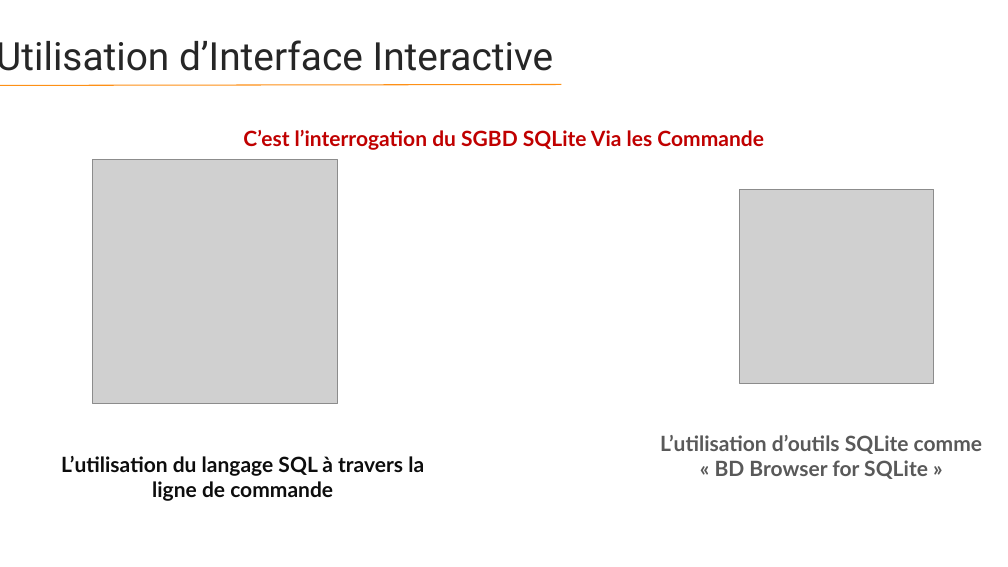
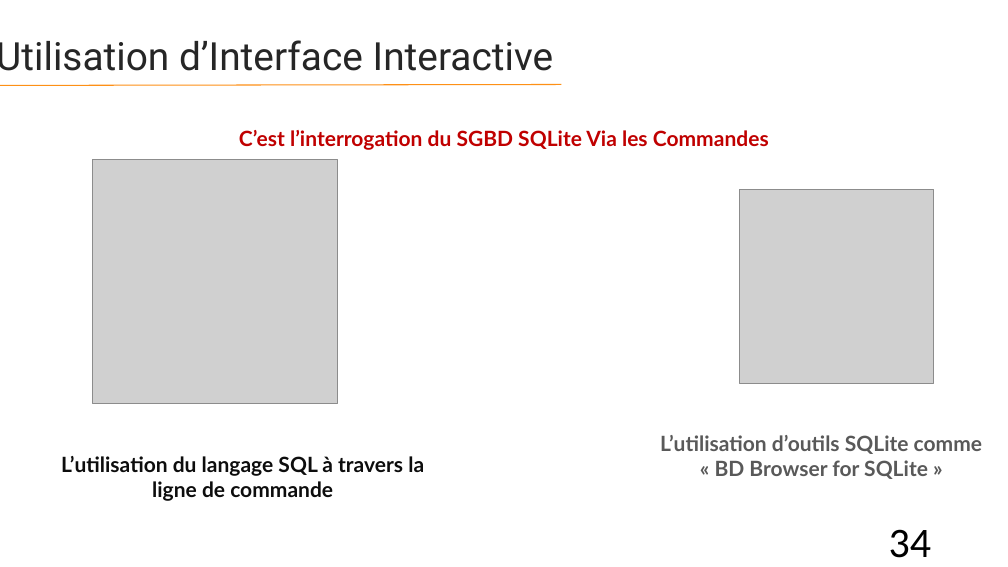
Before and after one commit to HouariZegai/academic-projects, a slide deck: slide 34 of Architecture SGBD/Project/presentation/Presentation-projet-SQLite.pptx. Drawn at 1008x567 pixels with LibreOffice and Linux fonts; fonts in the diff are those of the drawing; grey boxes stand for pictures. Boxes give left, top, right and bottom in pixels: in the first picture for what was removed or moved away, otherwise in the second. Text is boxed around its words. In the diff, an @@ line names an element or a change of style, - is before the commit and + after.

Commit message:
Clean folder of project - SGBD

```diff
--- a/Architecture SGBD/Project/presentation/Presentation-projet-SQLite.pptx
+++ b/Architecture SGBD/Project/presentation/Presentation-projet-SQLite.pptx
@@ text at box(239, 130, 769, 150): text changed @@
-C’est l’interrogation du SGBD SQLite Via les Commande
+C’est l’interrogation du SGBD SQLite Via les Commandes
@@ page number added at box(889, 529, 932, 558), 40 pt, text #000000 @@
+34
```
Also in this commit, not shown: 46 other slides changed, 32 other files.
